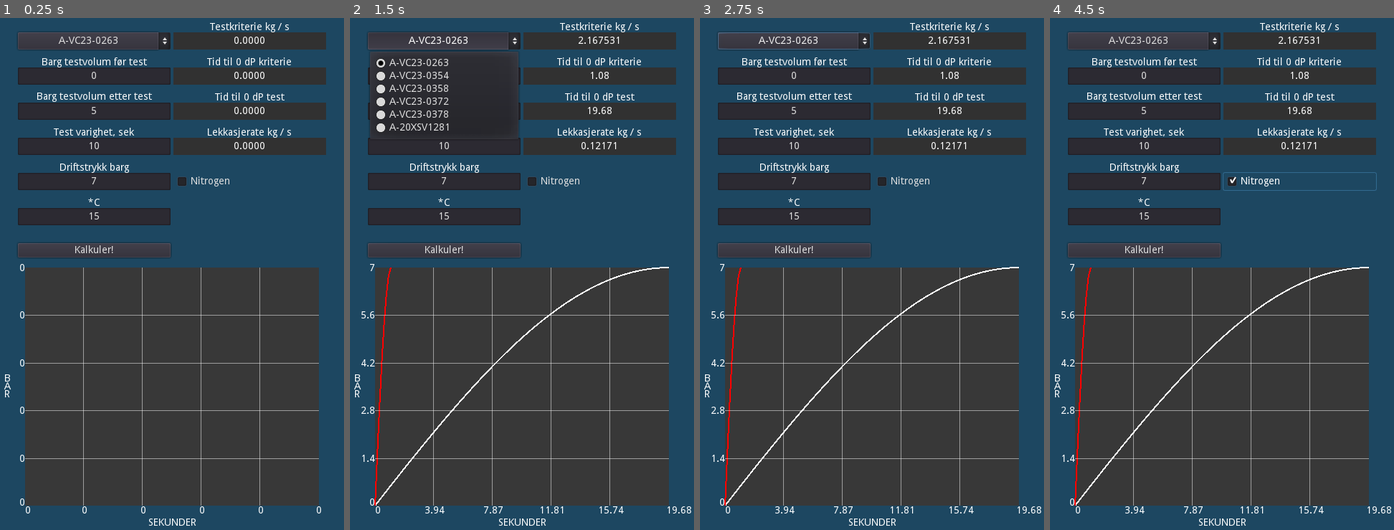
Above: before the commit, frames 1-4 (left to right).
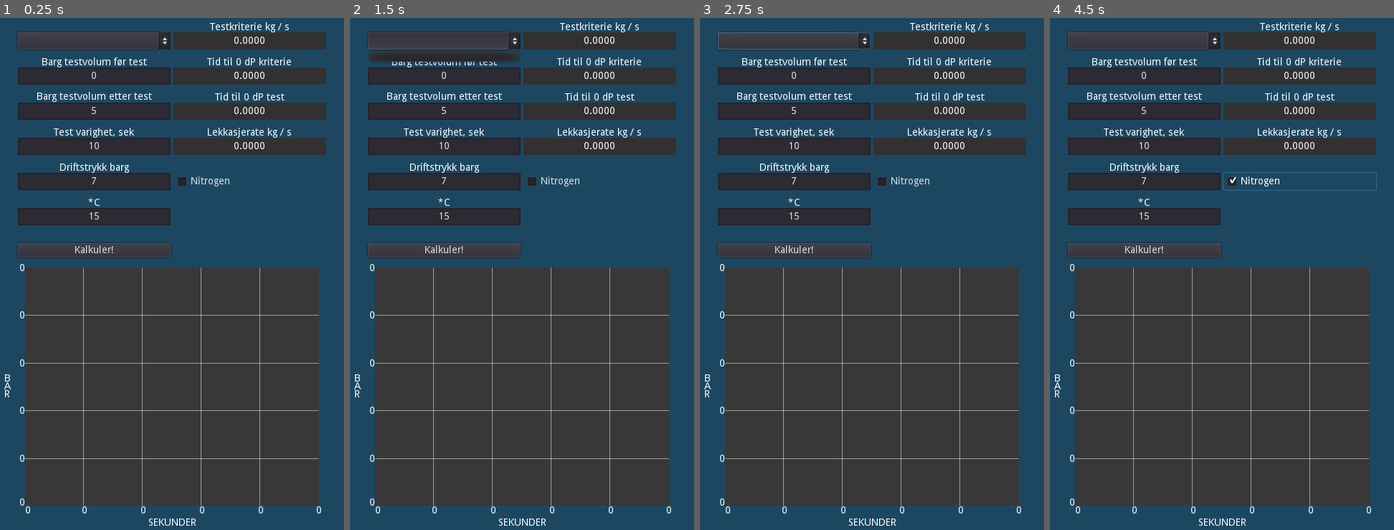
Above: after the commit, the same moments.

Repository: Keroflux/Critical-leak-test
Game: Godot game, scene res://Control.tscn
The game is run twice, just before and just after one commit, with the same random seed, the same clock (stepped at 60 frames per second) and the same inputs.
Inputs (mouse positions are in pixels of both pictures, inside the frame that each line leads up to):
- Up to frame 1 (0.25 s): no input
- Up to frame 2 (1.5 s): click "Kalkuler!" at 0.5 s; click (442, 38) at 1.25 s
- Up to frame 3 (2.75 s): click "Nitrogen" at 2 s
- Up to frame 4 (4.5 s): click (1142, 38) at 2.75 s; click "Kalkuler!" at 3.5 s; click "Nitrogen" at 4.25 s

The runs differ from the first frame. In frame 1, 0.1% of the frame differs, in the area x 17-35%, y 3-6%; in frame 2, 5.1%, in the area x 3-100%, y 3-97%; in frame 3, 1.3%; in frame 4, 1.3%.
Error after the commit: Parse Error: A non-void function must return a value in all possible paths. (res://Lekkasje.gd:140)

Commit message:
Update Lekkasje.gd

Diff:
--- a/Lekkasje.gd
+++ b/Lekkasje.gd
@@ -137,7 +137,7 @@
 
 
 # Kalkulerer den høyeste (første) lekkasjeraten under testen fra gjennomsnittet
-func find_real_leak():
+func find_real_leak()->float:
 	var p0 = P2
 	var t0 := 0.0
 	var t = test_time
